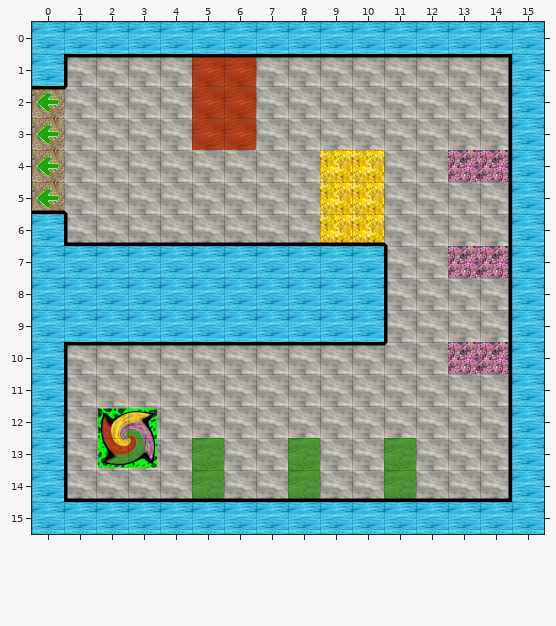
One commit to this Tiled map: assets/tile/level1.tmx. This is how it looked before the edit.
Cells are 32x32 px. Shown: x 0..15, y 0..15.
The same view after the edit:
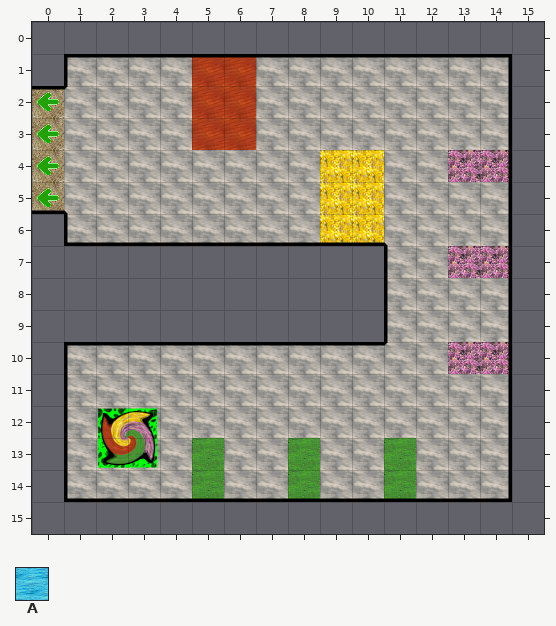
Key: from "ground_set": A 17.
_ is an empty cell.
Diff:
Layer "water":
The author cleared tile A in row 0 at x 0 to 15; in row 1 at x 0 and 15; in rows 2 to 5 at x 15; in row 6 at x 0 and 15; in rows 7 to 9 at x 0 to 10 and 15; in rows 10 to 14 at x 0 and 15.
The author cleared tile A in row 15 at x 0 to 15.
Pixel boxes of the changes (left, top, right, bottom) in both pictures:
removed: (32, 22, 544, 534)
